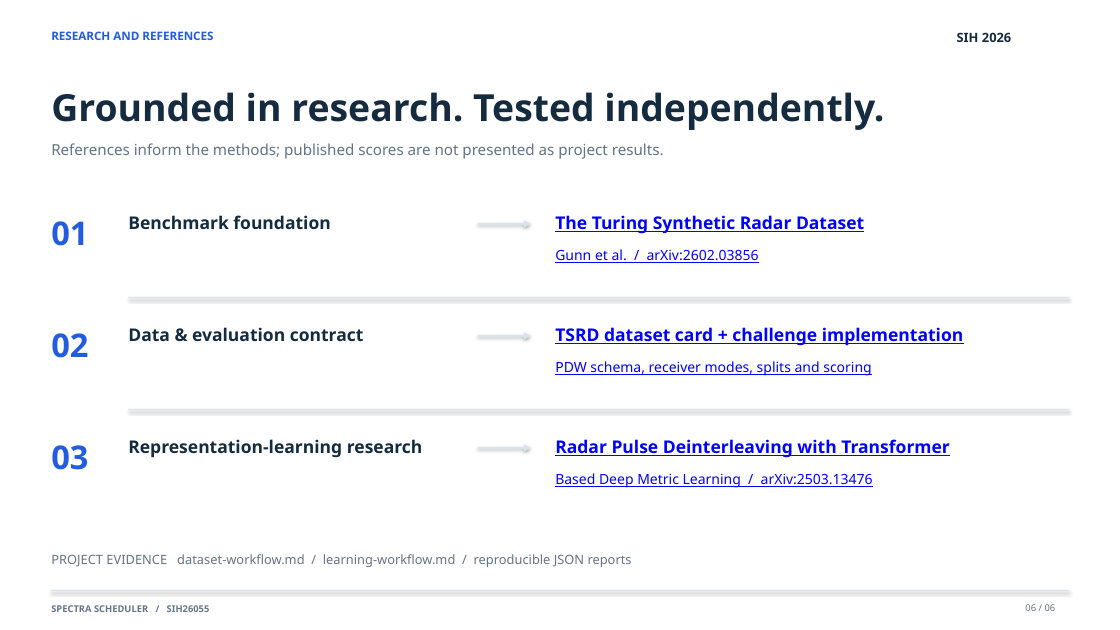
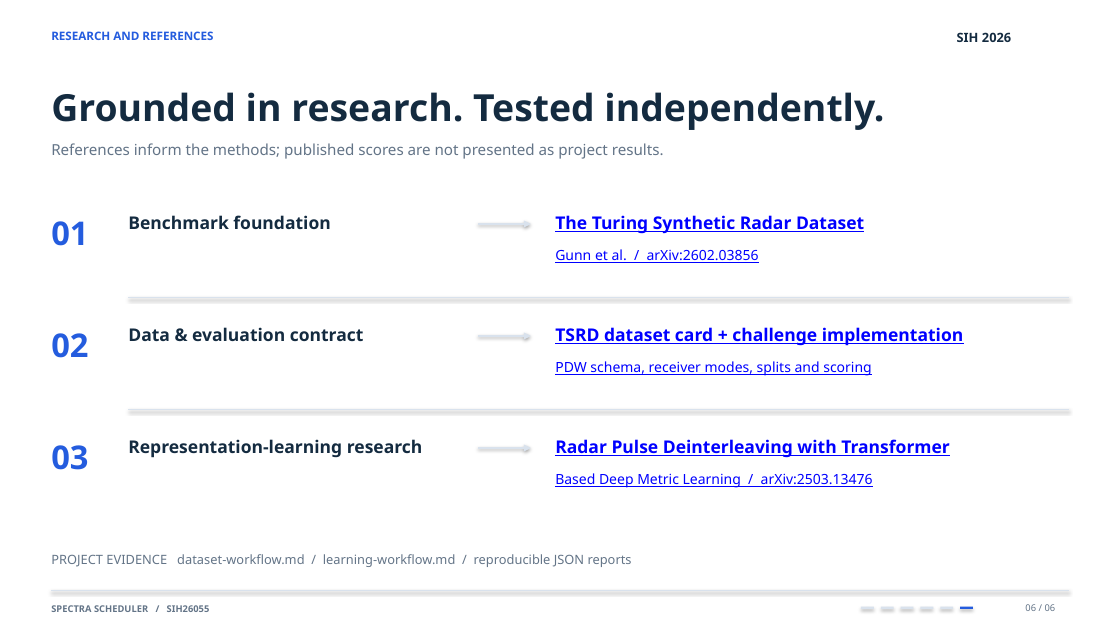
Before and after one commit to Siwach777/spectra-scheduler, a slide deck: slide 6 of ppt/Spectra-Scheduler-SIH2026.pptx. Drawn at 1120x630 pixels with LibreOffice and Linux fonts; fonts in the diff are those of the drawing. Boxes give left, top, right and bottom in pixels: in the first picture for what was removed or moved away, otherwise in the second. Text is boxed around its words. In the diff, an @@ line names an element or a change of style, - is before the commit and + after.

```diff
--- a/ppt/Spectra-Scheduler-SIH2026.pptx
+++ b/ppt/Spectra-Scheduler-SIH2026.pptx
@@ rectangle added at [861, 607, 874, 609], fill #D9E2ED @@
@@ rectangle added at [881, 607, 894, 609], fill #D9E2ED @@
@@ rectangle added at [901, 607, 913, 609], fill #D9E2ED @@
@@ rectangle added at [921, 607, 933, 609], fill #D9E2ED @@
@@ rectangle added at [940, 607, 953, 609], fill #D9E2ED @@
@@ rectangle added at [960, 607, 973, 609], fill #245CDE @@
```
Also in this commit, not shown: 5 other slides changed, 3 other files.
